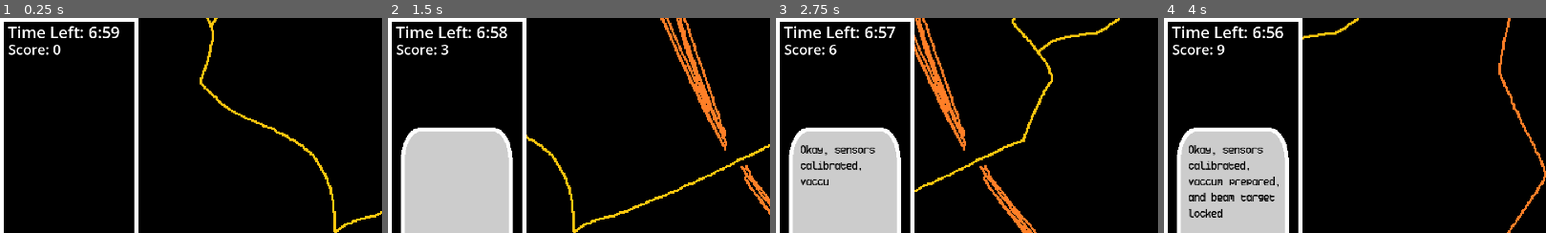
Above: before the commit, frames 1-4 (left to right).
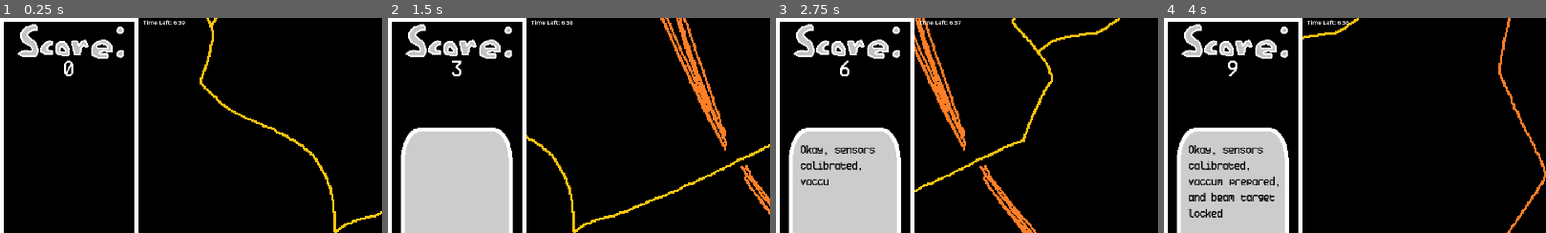
Above: after the commit, the same moments.

Repository: Quill-x/Atom
Game: Godot game, scene res://scenes/Level.tscn
The game is run twice, just before and just after one commit, with the same random seed, the same clock (stepped at 60 frames per second) and the same inputs. This scene is started directly instead of the project's main scene.
Inputs:
- Up to frame 1 (0.25 s): no input
- Up to frame 2 (1.5 s): hold D (Right) 0.53-1.28 s; hold Shift (Slow) 0.53-1.28 s; hold S (Down) from 1.28 s (still down); tap Shift (Slow) at 1.35 s
- Up to frame 3 (2.75 s): release S (Down) at 2.03 s; hold D (Right) from 2.03 s (still down); hold Shift (Slow) from 2.03 s (still down)
- Up to frame 4 (4 s): release D (Right) at 2.78 s; release Shift (Slow) at 2.78 s; hold Up (Up) 2.78-3.53 s; tap Shift (Slow) at 2.85 s; hold A (Left) from 3.53 s (still down); hold Shift (Slow) from 3.53 s (still down)
The pictures show only the part of the screen within x 0-50%, y 0-50%; the shares and areas given below are measured in that part.

The runs differ from the first frame. In frame 1, 2.7% of the frame differs, in the area x 2-49%, y 0-28%; in frame 2, 2.6%; in frame 3, 2.6%; in frame 4, 2.6%.

Commit message:
Updated Score Text

Diff:
--- a/scenes/Level.tscn
+++ b/scenes/Level.tscn
@@ -9,6 +9,7 @@
 [ext_resource type="AudioStream" uid="uid://c75ahyx5egw0p" path="res://audio/funky_battle.ogg" id="5_h1f6n"]
 [ext_resource type="Script" path="res://scenes/timer_text.gd" id="7_kuq0e"]
 [ext_resource type="Texture2D" uid="uid://db0whoelo6fng" path="res://images/dialogueBox.png" id="8_bdob4"]
+[ext_resource type="Texture2D" uid="uid://dm00nhp7wi4fr" path="res://images/Score.png" id="8_xpf5p"]
 [ext_resource type="Texture2D" uid="uid://cv7vb55dq4gl3" path="res://images/seaborg.png" id="9_1fd7j"]
 [ext_resource type="Shader" path="res://scenes/outline.gdshader" id="9_chjej"]
 [ext_resource type="Texture2D" uid="uid://dn6lio3vtl1ke" path="res://images/speechbubble.png" id="9_f1csv"]
@@ -25,6 +26,28 @@
 
 [sub_resource type="RectangleShape2D" id="RectangleShape2D_tpb66"]
 size = Vector2(159.186, 20)
+
+[sub_resource type="AtlasTexture" id="AtlasTexture_omnwc"]
+atlas = ExtResource("8_xpf5p")
+region = Rect2(0, 0, 141, 46)
+
+[sub_resource type="AtlasTexture" id="AtlasTexture_s07p1"]
+atlas = ExtResource("8_xpf5p")
+region = Rect2(141, 0, 141, 46)
+
+[sub_resource type="SpriteFrames" id="SpriteFrames_xfrgs"]
+animations = [{
+"frames": [{
+"duration": 1.0,
+"texture": SubResource("AtlasTexture_omnwc")
+}, {
+"duration": 1.0,
+"texture": SubResource("AtlasTexture_s07p1")
+}],
+"loop": true,
+"name": &"default",
+"speed": 5.0
+}]
 
 [sub_resource type="ShaderMaterial" id="ShaderMaterial_dfq0v"]
 shader = ExtResource("9_chjej")
@@ -393,6 +416,14 @@
 offset_right = 40.0
 offset_bottom = 40.0
 
+[node name="Sprite2D" type="AnimatedSprite2D" parent="Control"]
+z_index = 2
+position = Vector2(-866, -513)
+scale = Vector2(2, 2)
+sprite_frames = SubResource("SpriteFrames_xfrgs")
+autoplay = "default"
+frame_progress = 0.919043
+
 [node name="DialogueBox" type="Sprite2D" parent="Control"]
 z_index = 1
 position = Vector2(-1042, -573)
@@ -458,11 +489,11 @@
 [node name="TimerText" type="Label" parent="Control"]
 z_index = 1
 layout_mode = 0
-offset_left = -1022.0
-offset_top = -565.0
-offset_right = -916.0
-offset_bottom = -510.0
-theme_override_font_sizes/font_size = 40
+offset_left = -682.0
+offset_top = -573.0
+offset_right = -576.0
+offset_bottom = -518.0
+theme_override_font_sizes/font_size = 15
 text = "Time:"
 script = ExtResource("7_kuq0e")
 
@@ -470,12 +501,14 @@
 z_index = 4096
 z_as_relative = false
 layout_mode = 0
-offset_left = -1021.0
-offset_top = -519.0
-offset_right = -918.0
-offset_bottom = -470.0
-theme_override_font_sizes/font_size = 35
+offset_left = -1028.0
+offset_top = -474.0
+offset_right = -707.0
+offset_bottom = -391.0
+theme_override_fonts/font = ExtResource("11_crmgr")
+theme_override_font_sizes/font_size = 60
 text = "Score:"
+horizontal_alignment = 1
 script = ExtResource("10_laqys")
 
 [node name="Wave" type="Label" parent="."]
--- a/scenes/ui_score.gd
+++ b/scenes/ui_score.gd
@@ -4,4 +4,4 @@
 	pass # Replace with function body.
 
 func _process(delta):
-	text = "Score: " + str(Global.score)
+	text = str(Global.score)
Binary file added: images/Score.png
Not shown, added: images/Score.png.import
Not shown: 1 places in scenes/Level.tscn that only renumber resources
